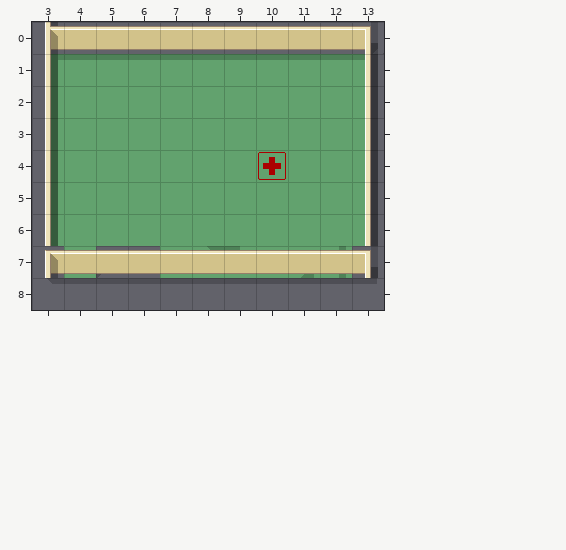
Tiled map -- data/tutorial1.tmx. That is the earlier state.
Cells are 32x32 px. Shown: x 3..13, y 0..8. The old version is drawn lined up with the new one.
New version:
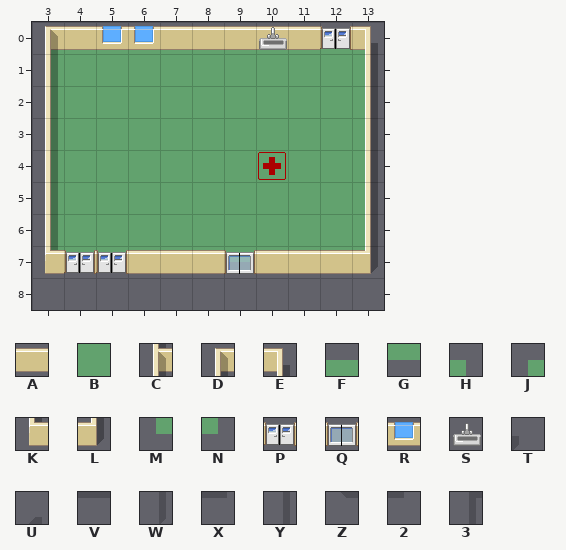
Key: from "hospital_256": A 0, B 4, C 8, D 10, E 11, F 12, G 13, H 14, J 15, K 18, L 19, M 22, N 23, P 32, Q 41, R 43, S 52; from "shadows_256": T 1, U 2, V 8, W 11, X 17, Y 19, Z 24, 2 26, 3 43.
_ is an empty cell.
From old to new:
map size 24x12 -> 15x10 cells
Layer "floor":
y 0: x 3..13 ___________ -> JFFFFFFFFFH
y 7: x 3..13 _B__BBBBBB_ -> MGGGGGGGGGN
Layer "shadows" (removed):
y 0: x 13 W -> _
y 1: x 3..13 3VVVVVVVVVY -> ___________
y 2..6: x 3 Y -> _
y 7: x 5 T -> _; x 8..9 Z2 -> __; x 11..13 UYY -> ___
Layer "shadows2" (removed):
y 1: x 13 2 -> _
y 8: x 3..13 ZVVVVVVVVVX -> ___________
Layer "Walls":
y 0: x 3 C -> D; x 5..6 AA -> RR; x 12 A -> P
y 7: x 3..5 DAA -> KPP; x 9 A -> Q; x 13 E -> L
Layer "decoration":
y 0: x 10 _ -> S
